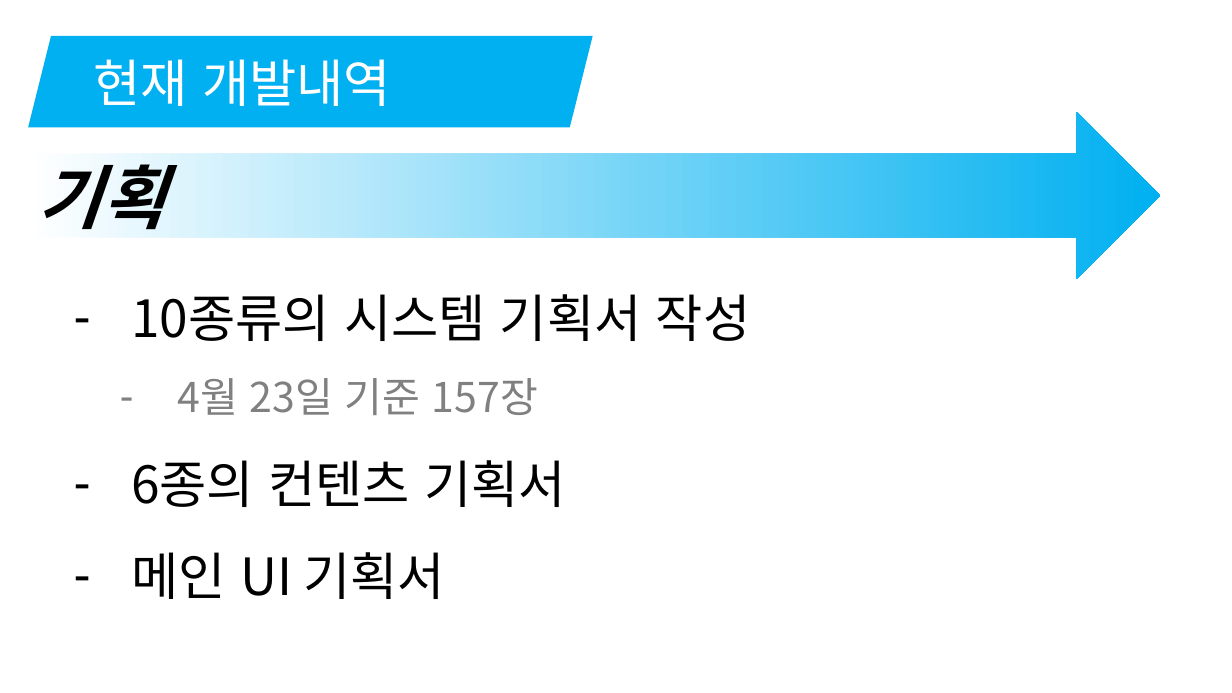
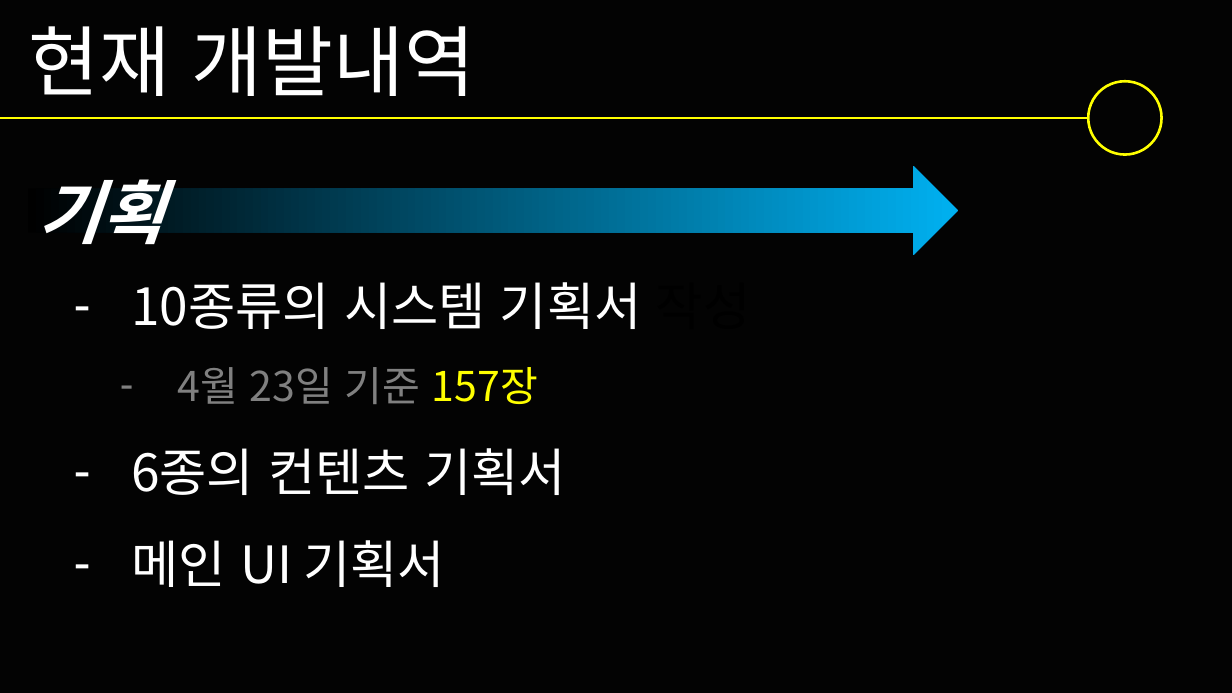
Before and after one commit to korleinster/gamebusdriver, a slide deck: slide 7 of documents/중간발표/노루막이_김형준_신창섭_홍승필_허지훈.pptx. Drawn at 1232x693 pixels with LibreOffice and Linux fonts; fonts in the diff are those of the drawing; background and template pictures are left out. Boxes give left, top, right and bottom in pixels: in the first picture for what was removed or moved away, otherwise in the second. Text is boxed around its words. In the diff, an @@ line names an element or a change of style, - is before the commit and + after.

```diff
--- a/documents/중간발표/노루막이_김형준_신창섭_홍승필_허지훈.pptx
+++ b/documents/중간발표/노루막이_김형준_신창섭_홍승필_허지훈.pptx
@@ rectangle added at [0,0,1232,693], fill #000000 @@
@@ text "현재 개발내역": place and size @@
-text "현재 개발내역" at [28,36,592,128]
+text "현재 개발내역" at [29,26,475,96]
@@ text "현재 개발내역" at [29,26,475,96]: size 40 to 60 pt; vertical alignment middle to top; fill #00B0F0 to none @@
@@ ellipse added at [1089,81,1162,154], outline #FFFF00 2 pt @@
@@ line added from (0, 118) to (1089, 118), #FFFF00 2 pt @@
@@ right arrow "기획": place and size @@
-right arrow "기획" at [28,112,1160,278]
+right arrow "기획" at [28,166,958,255]
@@ right arrow "기획" at [28,166,958,255]: text colour #000000 to #FFFFFF; fill gradient #FFFFFF to #00B0F0 to gradient #000000 to #00B0F0 @@
@@ text "10종류의 시스템 기획서 작성": place and size @@
-text "10종류의 시스템 기획서 작성" at [131,294,750,599]
+text "10종류의 시스템 기획서 작성" at [131,282,642,587]
@@ text "10종류의 시스템 기획서 작성" at [131,282,642,587]: text colour #000000 to #FFFFFF in "10종류의 시스템 기획서", "6종의 컨텐츠 기획서", "메인 UI 기획서"; text colour #808080 to #FFFF00 in "157장" @@
```
Also in this commit, not shown: 13 other slides changed, 5 slides added, 1 slide removed, 2 other files.
